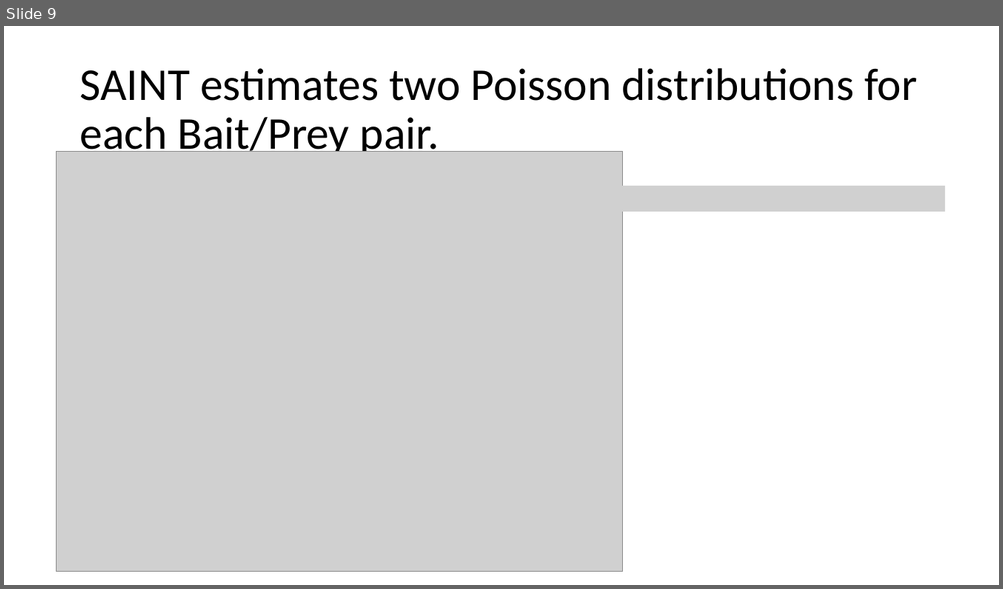
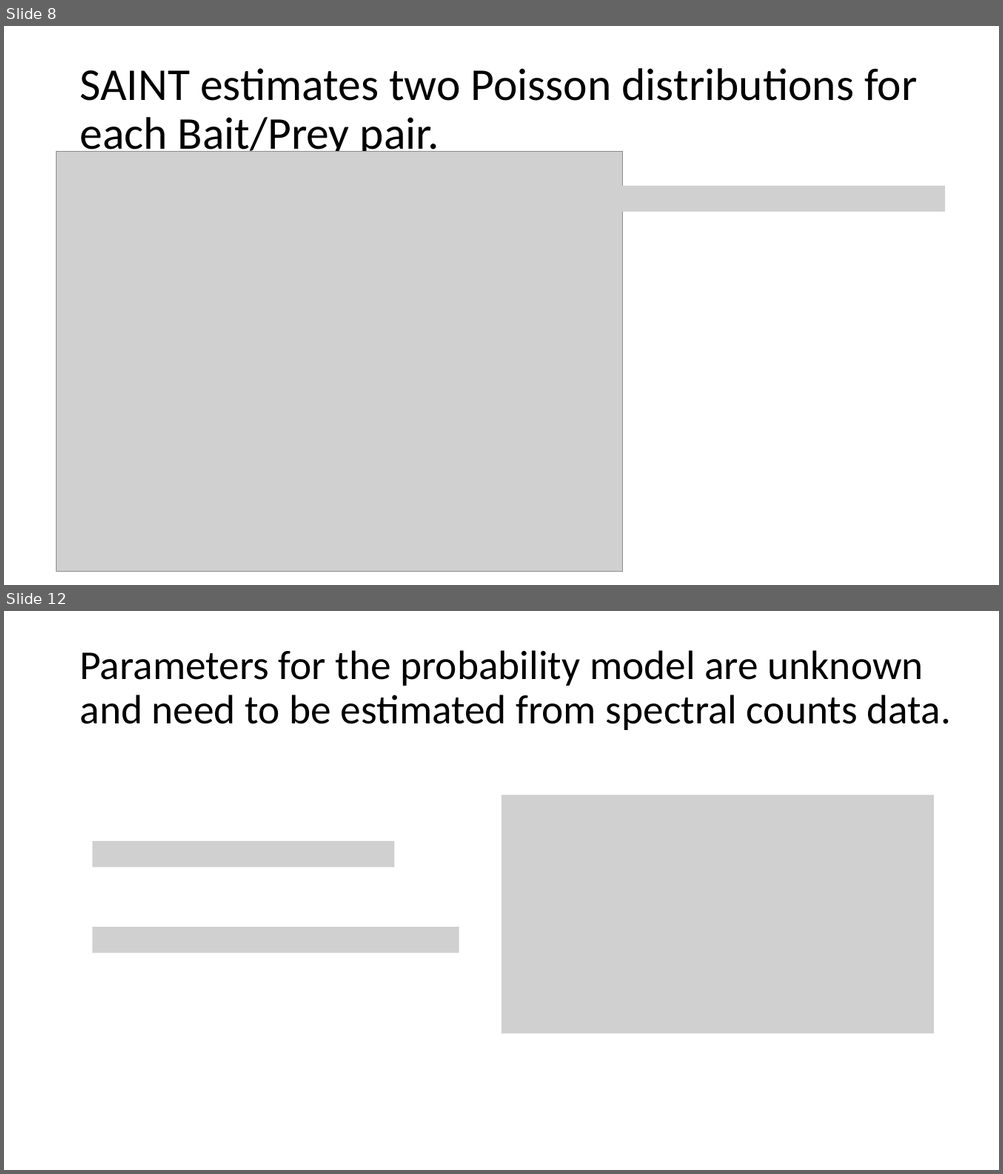
Before and after one commit to plutzer/majlab, a slide deck: SAINT-JC.pptx. Shown one above the other, each under a label of ours: slide 9 before the commit, slides 8 and 12 after it; the slides between them are not shown. The pictures are 1003x589 and 1003x1174 pixels, drawn with LibreOffice and Linux fonts; fonts in the diff are those of the drawing; grey boxes stand for pictures. Boxes give left, top, right and bottom in pixels: in the first picture for what was removed or moved away, otherwise in the second. Text is boxed around its words. In the diff, an @@ line names an element or a change of style, - is before the commit and + after.

```diff
--- a/SAINT-JC.pptx
+++ b/SAINT-JC.pptx
@@ slide 12 added at (x1=4, y1=611, x2=999, y2=1170), background #FFFFFF @@
@@ title added at (x1=79, y1=650, x2=951, y2=730), 39.6 pt, text #000000 @@
+Parameters for the probability model are unknown and need to be estimated from spectral counts data.
@@ picture added at (x1=502, y1=795, x2=933, y2=1034) @@
@@ picture added at (x1=92, y1=842, x2=394, y2=868) @@
@@ picture added at (x1=92, y1=927, x2=458, y2=954) @@
@@ what was slide 9 is now slide 8 @@
```
Also in this commit, not shown: 1 slide changed, 6 other slides added, 1 slide removed, 1 other file.
